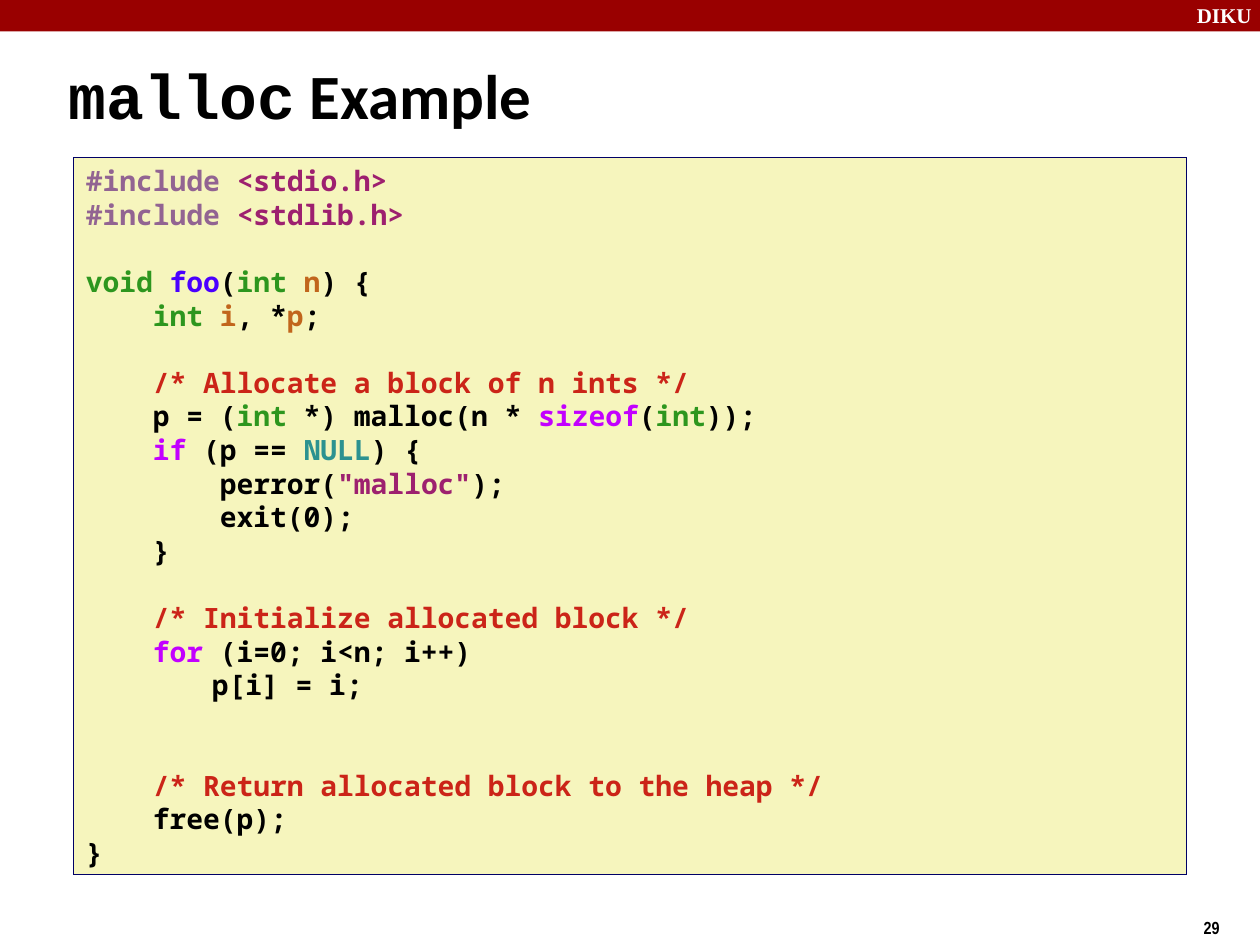
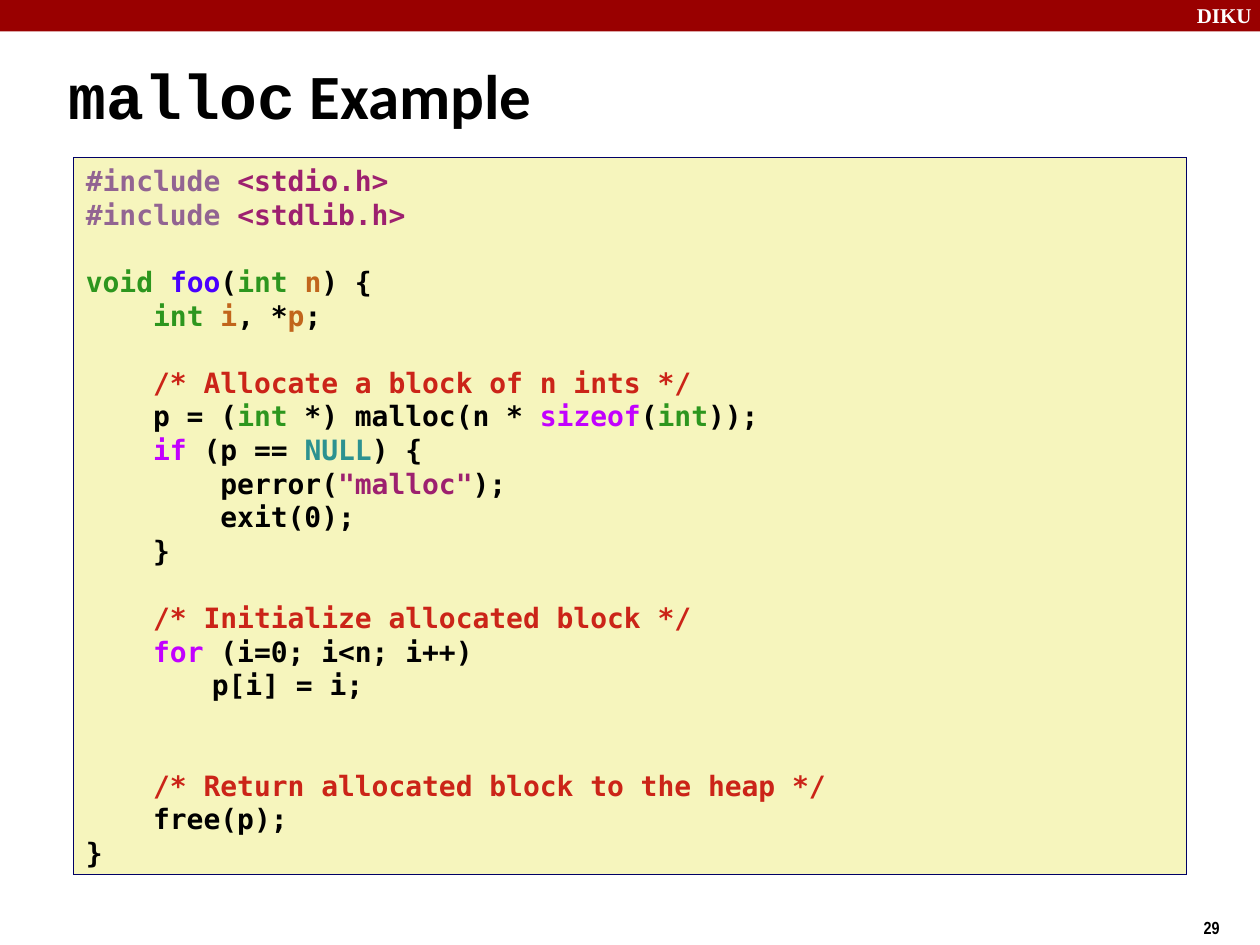
Before and after one commit to diku-compSys/compSys-e2020-pub, a slide deck: slide 29 of material/201102_virtual_memory_ii/virtual_memory_ii.odp. Drawn at 1260x945 pixels with LibreOffice and Linux fonts; fonts in the diff are those of the drawing. Boxes give left, top, right and bottom in pixels: in the first picture for what was removed or moved away, otherwise in the second. Text is boxed around its words. In the diff, an @@ line names an element or a change of style, - is before the commit and + after.

```diff
--- a/material/201102_virtual_memory_ii/virtual_memory_ii.odp
+++ b/material/201102_virtual_memory_ii/virtual_memory_ii.odp
@@ rectangle "#include <stdio.h>" at bbox=[73, 158, 1186, 874]: font Noto Sans Mono to DejaVu Sans Mono @@
```
Also in this commit, not shown: 8 other slides changed.
